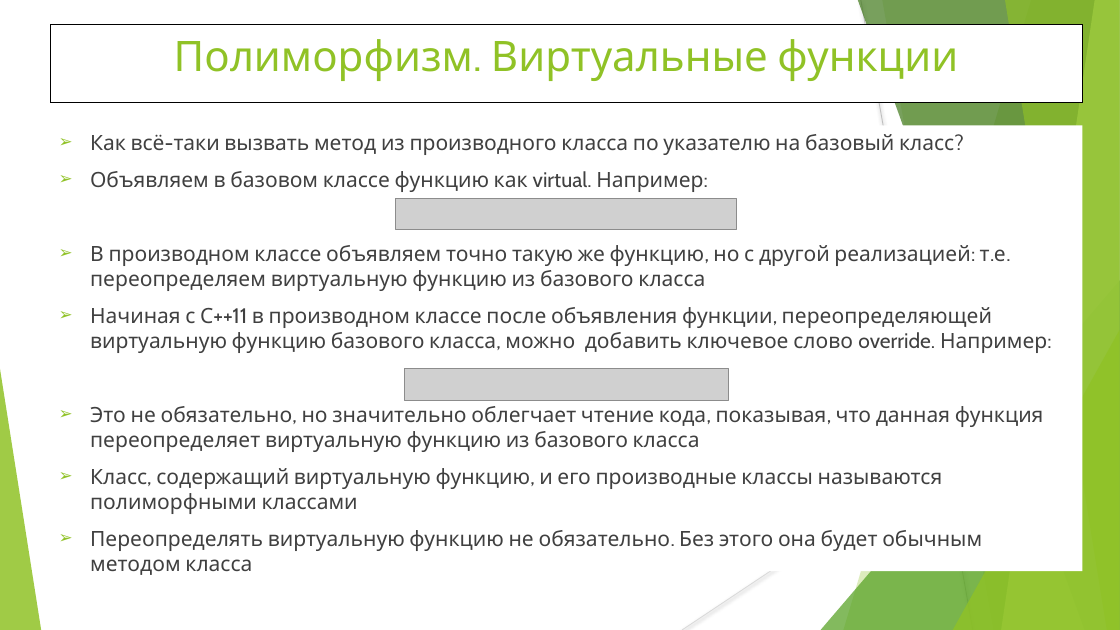
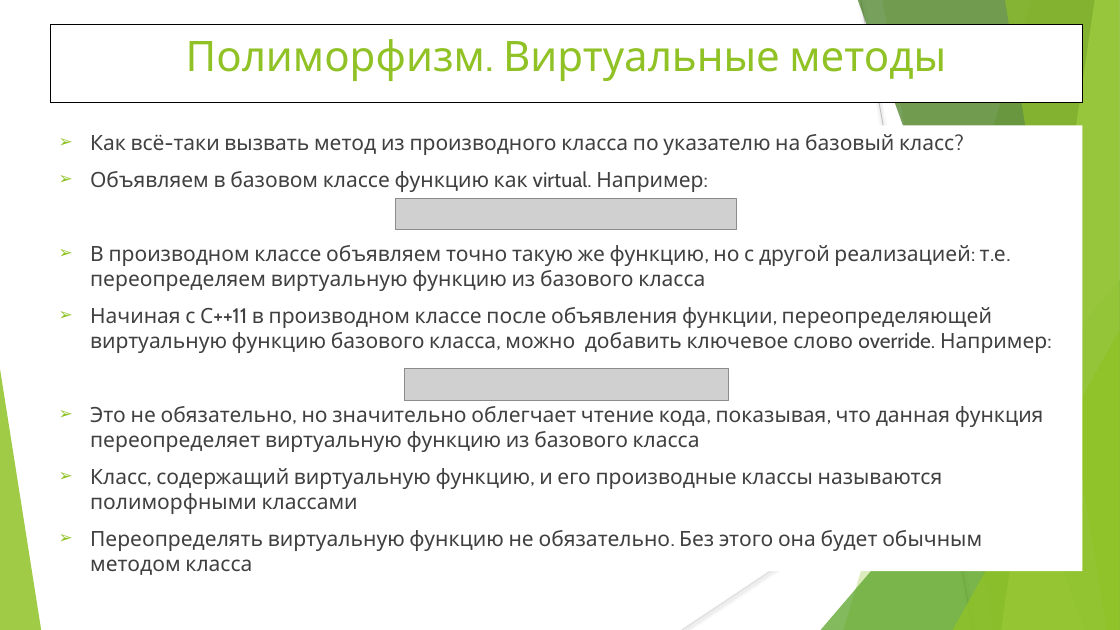
Before and after one commit to WhiteCatStudies/lectures, a slide deck: slide 16 of pt1/lectures/lecture2/lecture2.pptx (slide 11 before the commit). Drawn at 1120x630 pixels with LibreOffice and Linux fonts; fonts in the diff are those of the drawing; grey boxes stand for pictures. Boxes give left, top, right and bottom in pixels: in the first picture for what was removed or moved away, otherwise in the second. Text is boxed around its words. In the diff, an @@ line names an element or a change of style, - is before the commit and + after.

```diff
--- a/pt1/lectures/lecture2/lecture2.pptx
+++ b/pt1/lectures/lecture2/lecture2.pptx
@@ title at [186, 39, 946, 81]: text changed @@
-Полиморфизм. Виртуальные функции
+Полиморфизм. Виртуальные методы
```
Also in this commit, not shown: 7 other slides changed, 7 slides added.
